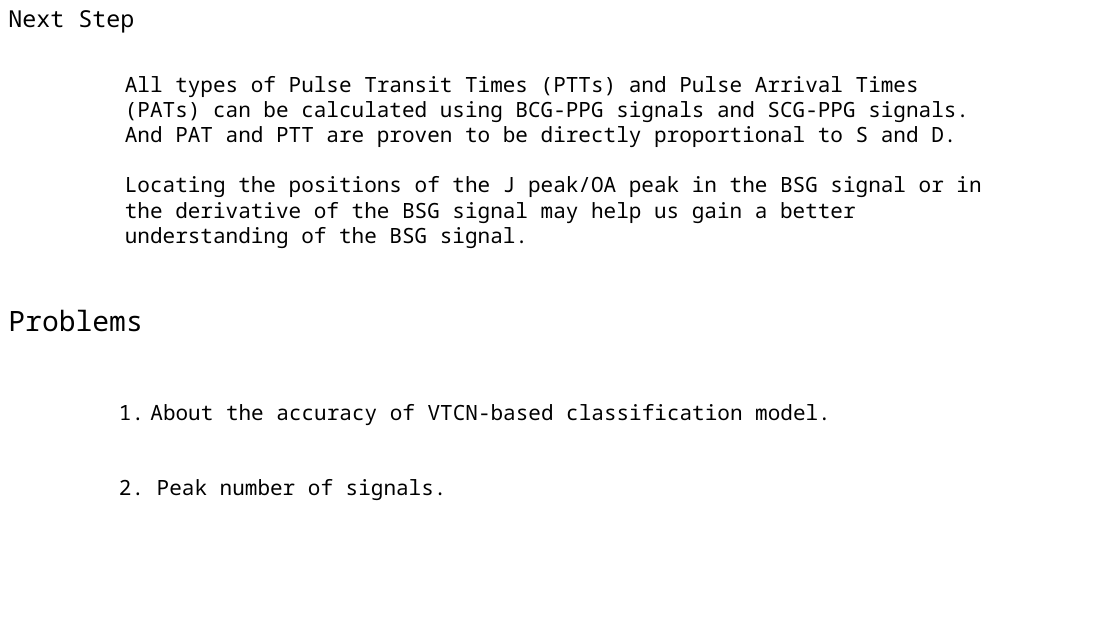
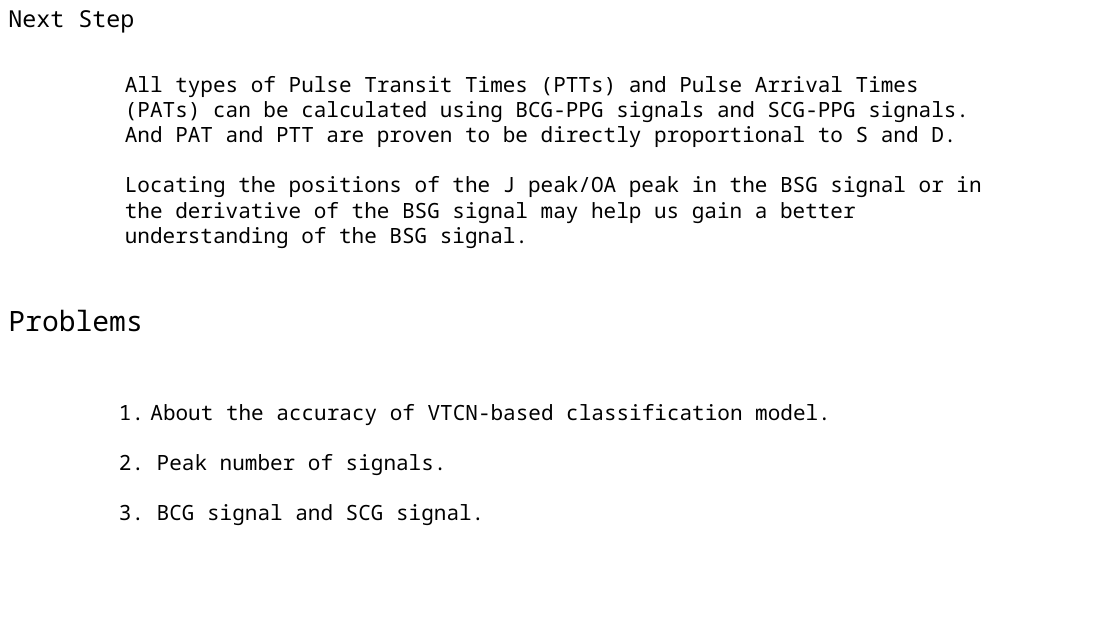
Before and after one commit to A-Big-Tortoise/Presentation, a slide deck: slide 17 of Presentation_0226_JiayuChen.pptx. Drawn at 1120x630 pixels with LibreOffice and Linux fonts; fonts in the diff are those of the drawing. Boxes give left, top, right and bottom in pixels: in the first picture for what was removed or moved away, otherwise in the second. Text is boxed around its words. In the diff, an @@ line names an element or a change of style, - is before the commit and + after.

```diff
--- a/Presentation_0226_JiayuChen.pptx
+++ b/Presentation_0226_JiayuChen.pptx
@@ text at [119,504,484,525]: paragraph added @@
+3. BCG signal and SCG signal.
```
Also in this commit, not shown: 5 other slides changed, 2 other files.
